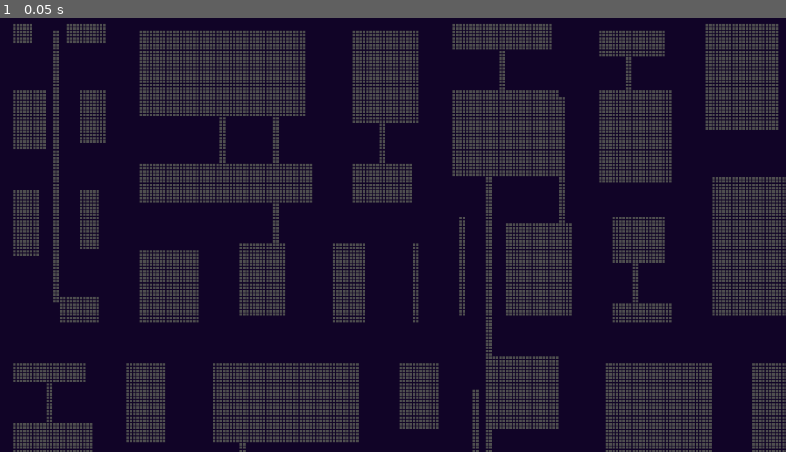
Above: before the commit, frame 1.
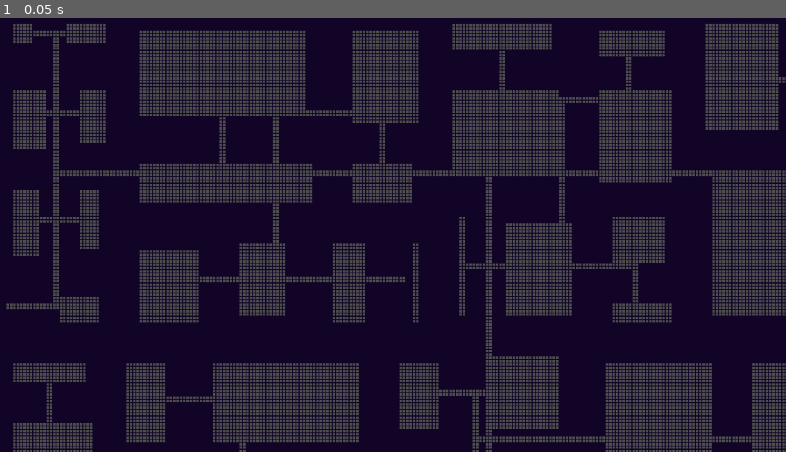
Above: after the commit, the same moment.

Repository: Hamblok0/Gremory
Game: Godot game, scene res://scenes/game.tscn
Two runs of this game, one before a commit and one after it. Both use one fixed random seed, a clock stepped at 60 frames per second and the inputs below.
Inputs:
- Up to frame 1 (0.05 s): no input

The runs differ from the first frame. In frame 1, 1.3% of the frame differs, in the area x 0-100%, y 2-98%.

Commit message:
Fixed paths
- Still has some wonkiness but now it works significantly better

Diff:
--- a/scripts/dungeon_creator.gd
+++ b/scripts/dungeon_creator.gd
@@ -43,8 +43,8 @@
 					tilemap.set_cell(0, Vector2i(x + (leaf.position.x), y + leaf.position.y), 0, Constants.atlas.floor1)
 
 		for path: Dictionary in paths:
-			if path['left'].y == path['right'].x:
-				for i in range(path['right'].x - path['left'].y):
+			if path['left'].y == path['right'].y:
+				for i in range(path['right'].x - path['left'].x):
 					tilemap.set_cell(0, Vector2i(path['left'].x as int + i, path['left'].y as int), 0, Constants.atlas.floor1)
 			else:
 				for i in range(path['right'].y - path['left'].y):
